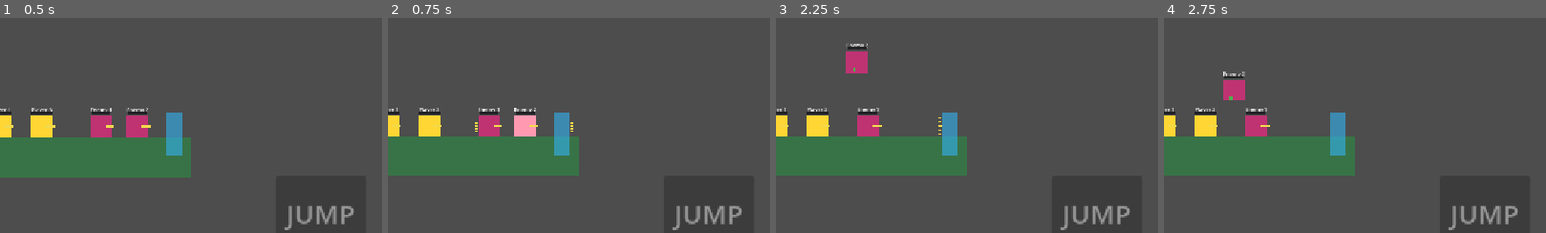
Above: before the commit, frames 1-4 (left to right).
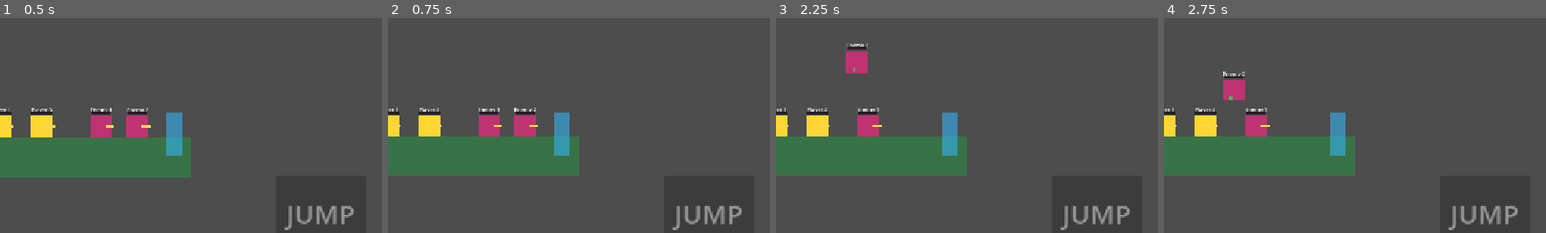
Above: after the commit, the same moments.

Repository: SDVGames-Studio/forms
Game: Godot game, scene res://Level.tscn
Same seed, same stepped clock (60 frames per second), same inputs: the game is played once before the commit and once after it. This scene is started directly instead of the project's main scene.
Inputs (mouse positions are % of the whole screen's width and height, from its top left):
- Up to frame 1 (0.5 s): no input
- Up to frame 2 (0.75 s): tap Enter at 0.5 s; move the mouse to (45, 70) at 0.52 s; hold D (move_right) from 0.53 s (still down); tap F (shoot) at 0.6 s; click (45, 70) at 0.67 s
- Up to frame 3 (2.25 s): tap Space (jump) at 0.77 s; release D (move_right) at 1.25 s; click "JUMP" at 1.25 s; click "FIRE" at 2 s
- Up to frame 4 (2.75 s): no input
The pictures show only the part of the screen within x 50-100%, y 25-75%; the shares and areas given below are measured in that part.

Frame 1 is identical in both runs. In frame 2, 0.6% of the frame differs, in the area x 22-49%, y 45-56%; in frame 3, less than 0.1%; in frame 4, nothing differs.

Commit message:
fix(weapons): only the controlled character fires on shoot input (#101)

Diff:
--- a/Weapon.gd
+++ b/Weapon.gd
@@ -98,12 +98,16 @@
 
 	# Issue #33: only the controlled team member fires on input, and only
 	# during the player team's turn (issue #65).
-	if parent != null and parent.get("controlled") == true \
-			and TurnController.active_team == TurnController.TEAM_PLAYER:
+	var controlled: bool = parent != null and parent.get("controlled") == true \
+			and TurnController.active_team == TurnController.TEAM_PLAYER
+	if controlled:
 		selected_weapon = WeaponInventory.selected_weapon
+	# Issue #101 bugfix: ONLY the controlled member may fire on input —
+	# every character has a Weapon node, so an unguarded Input check made
+	# all characters holding the same weapon fire together.
 	var can_shoot := _shots_used < _shot_limit() \
 			and _shot_delay_left == 0.0 and _cooldown_left == 0.0
-	if Input.is_action_just_pressed("shoot") and can_shoot:
+	if controlled and Input.is_action_just_pressed("shoot") and can_shoot:
 		_fire()
 
 	# Issue #68: keep the held weapon in sync with selection and facing.
